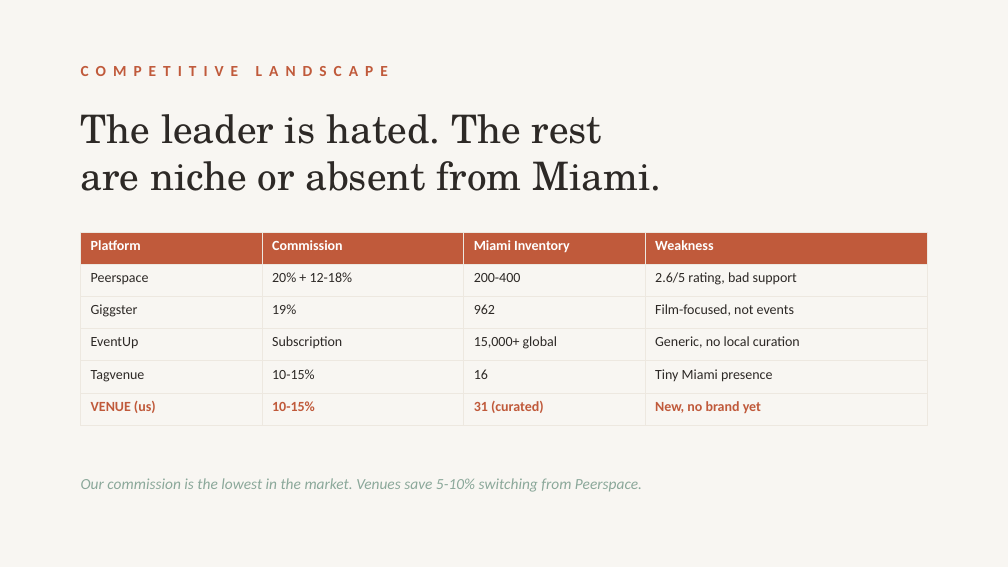
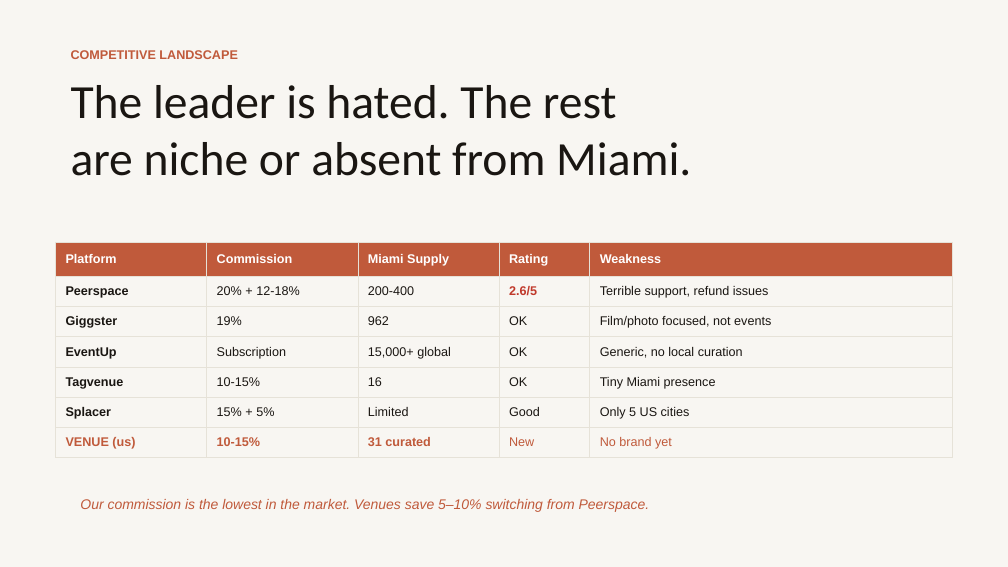
Before and after one commit to georgchimion-oss/venue, a slide deck: slide 4 of docs/VENUE-Business-Plan.pptx. Drawn at 1008x567 pixels with LibreOffice and Linux fonts; fonts in the diff are those of the drawing. Boxes give left, top, right and bottom in pixels: in the first picture for what was removed or moved away, otherwise in the second. Text is boxed around its words. In the diff, an @@ line names an element or a change of style, - is before the commit and + after.

Commit message:
Sync local changes to GitHub

```diff
--- a/docs/VENUE-Business-Plan.pptx
+++ b/docs/VENUE-Business-Plan.pptx
@@ text "COMPETITIVE LANDSCAPE": place and size @@
-text "COMPETITIVE LANDSCAPE" at <box>81,50,927,91</box>
+text "COMPETITIVE LANDSCAPE" at <box>71,50,237,59</box>
@@ text "COMPETITIVE LANDSCAPE" at <box>71,50,237,59</box>: size 11 to 9 pt, font Calibri to Arial, letter spacing 5 to 0 pt @@
@@ text "The leader is hated. The ...": place and size @@
-text "The leader is hated. The ..." at <box>81,114,661,191</box>
+text "The leader is hated. The ..." at <box>71,85,691,176</box>
@@ text "The leader is hated. The ..." at <box>71,85,691,176</box>: size 28 to 34 pt, font TeX Gyre Schola to Calibri, text colour #2D2926 to #1A1612 @@
@@ table at <box>55,242,953,453</box> @@
-Platform | Commission | Miami Inventory | Weakness
-Peerspace | 20% + 12-18% | 200-400 | 2.6/5 rating, bad support
-Giggster | 19% | 962 | Film-focused, not events
-EventUp | Subscription | 15,000+ global | Generic, no local curation
-Tagvenue | 10-15% | 16 | Tiny Miami presence
-VENUE (us) | 10-15% | 31 (curated) | New, no brand yet
+Platform | Commission | Miami Supply | Rating | Weakness
+Peerspace | 20% + 12-18% | 200-400 | 2.6/5 | Terrible support, refund issues
+Giggster | 19% | 962 | OK | Film/photo focused, not events
+EventUp | Subscription | 15,000+ global | OK | Generic, no local curation
+Tagvenue | 10-15% | 16 | OK | Tiny Miami presence
+Splacer | 15% + 5% | Limited | Good | Only 5 US cities
+VENUE (us) | 10-15% | 31 curated | New | No brand yet
@@ table: place and size @@
-table at <box>81,232,927,417</box>
+table at <box>55,242,953,453</box>
@@ text at <box>80,499,650,512</box>: text changed; size 11 to 10 pt; font Calibri to Arial; text colour #8BA89A to #C05A3B @@
-Our commission is the lowest in the market. Venues save 5-10% switching from Peerspace.
+Our commission is the lowest in the market. Venues save 5–10% switching from Peerspace.
```
Also in this commit, not shown: 11 other slides changed, 3 slides added, 1 slide removed, 34 other files.
